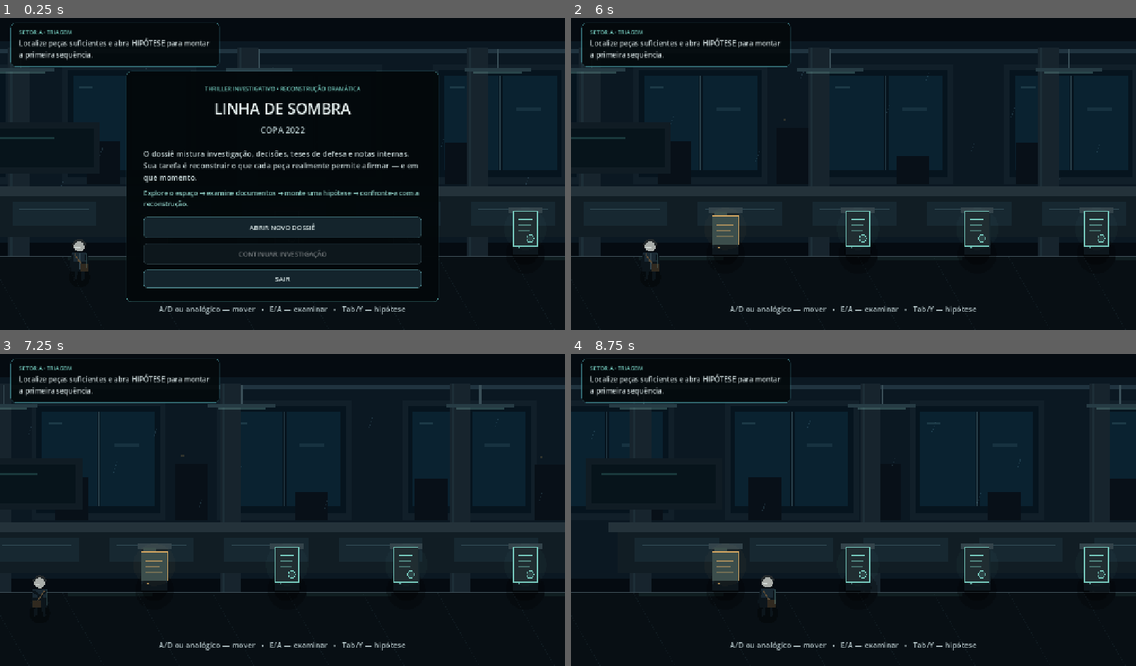
Above: before the commit, frames 1-4 (two rows, left to right).
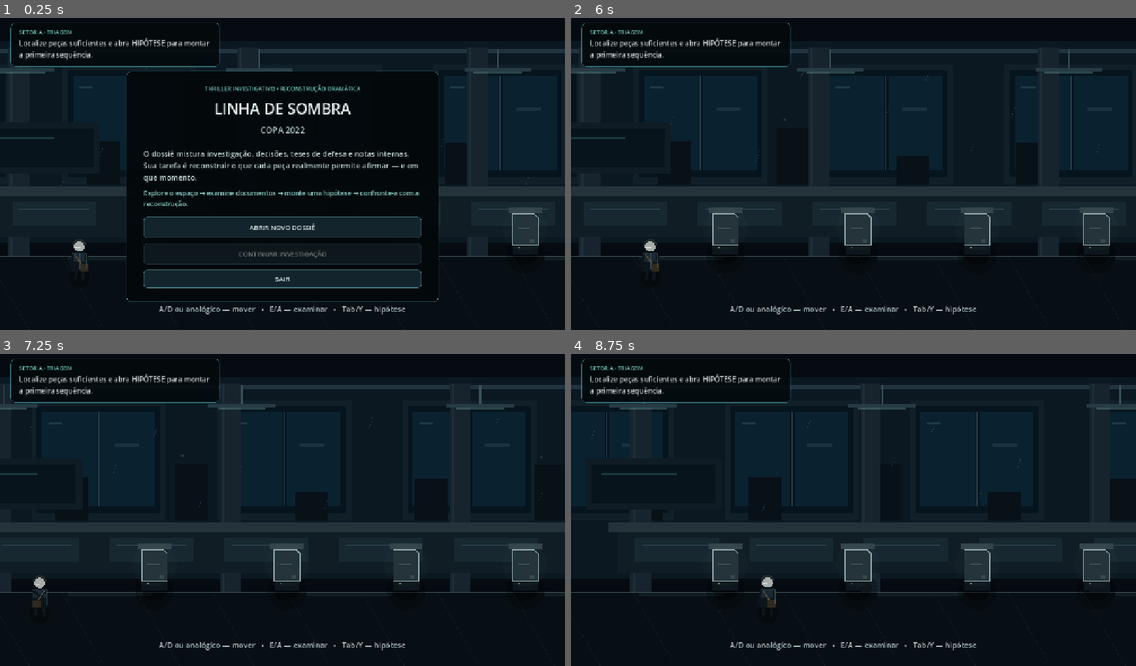
Above: after the commit, the same moments.

Repository: brunosantoss9719-ux/copa-2022
Game: Godot game, scene res://scenes/Main.tscn
Same seed, same stepped clock (60 frames per second), same inputs: the game is played once before the commit and once after it.
Inputs:
- Up to frame 1 (0.25 s): no input
- Up to frame 2 (6 s): click "ABRIR NOVO DOSSIÊ" at 0.5 s; tap Enter at 1.25 s; hold D (move_right) 1.28-2 s; hold Tab (case_board) 1.28-2 s; click "＋ FIXAR PEÇA" at 2 s; click "＋ FIXAR PEÇA" at 2.75 s; click "＋ FIXAR PEÇA" at 3.5 s; click "LIMPAR" at 4.25 s; click "PEDIR PISTA" at 5 s; click "VOLTAR À SALA" at 5.75 s
- Up to frame 3 (7.25 s): tap Space at 6.5 s; hold A (move_left) from 6.53 s (still down); tap H (hint) at 6.6 s
- Up to frame 4 (8.75 s): release A (move_left) at 7.28 s; hold E (interact) 7.28-8.03 s; hold D (move_right) from 7.28 s (still down); tap Enter at 8.1 s

The runs differ from the first frame. In frame 1, 0.2% of the frame differs, in the area x 90-96%, y 61-74%; in frame 2, 1.1%, in the area x 25-96%, y 61-74%; in frame 3, 1.1%; in frame 4, 1.1%.

Commit message:
fix: prevent visual spoilers before authority classification

Diff:
--- a/scripts/evidence_hotspot.gd
+++ b/scripts/evidence_hotspot.gd
@@ -57,18 +57,27 @@
 	if _inside or not GameState.has_evidence(evidence_id):
 		queue_redraw()
 
+func is_classification_revealed() -> bool:
+	return phase_index > 1 or GameState.status_solved
+
 func _draw() -> void:
 	var found := GameState.has_evidence(evidence_id)
-	var edge := _status_color()
+	var revealed := is_classification_revealed()
+	var edge := _status_color() if revealed else Color("#91a8ab")
 	if found:
 		edge = Color(edge.r * 0.62, edge.g * 0.62, edge.b * 0.62, 0.82)
 
-	# Sombra e pequena luz de leitura amarram o item ao cenário.
+	# Sombra e luz de leitura amarram o item ao cenário.
 	draw_circle(Vector2(0, 49), 30.0, Color(0.0, 0.0, 0.0, 0.32))
 	if not found:
-		draw_circle(Vector2(0, -4), 48.0, Color(edge.r, edge.g, edge.b, 0.035))
+		var glow_alpha := 0.045 if _inside else 0.025
+		draw_circle(Vector2(0, -4), 50.0, Color(edge.r, edge.g, edge.b, glow_alpha))
 
-	if factual_status == "ALEGAÇÃO_OFICIAL":
+	# Antes do puzzle de autoridade, as peças da triagem compartilham a
+	# mesma linguagem visual. Cor e silhueta não podem denunciar a resposta.
+	if not revealed:
+		_draw_unclassified_packet(edge, found)
+	elif factual_status == "ALEGAÇÃO_OFICIAL":
 		_draw_folder(edge, found)
 	elif factual_status == "TESE_DE_DEFESA":
 		_draw_defense_memo(edge, found)
@@ -77,14 +86,29 @@
 	else:
 		_draw_judicial_sheet(edge, found)
 
-	# Identificador visual mínimo de fase, sem revelar solução.
+	# Marcador de setor, não de status.
 	for i in range(phase_index):
-		draw_circle(Vector2(-14.0 + i * 9.0, 38.0), 2.2, Color(edge.r, edge.g, edge.b, 0.72))
+		draw_circle(Vector2(-14.0 + i * 9.0, 38.0), 2.2, Color(edge.r, edge.g, edge.b, 0.66))
 
 	if _inside:
 		var pulse := 38.0 + sin(Time.get_ticks_msec() / 170.0) * 3.0
 		draw_arc(Vector2(0, -3), pulse, 0.0, TAU, 40, Color(0.70, 0.96, 0.94, 0.78), 2.0)
 		draw_line(Vector2(-25, 55), Vector2(25, 55), Color(0.68, 0.95, 0.92, 0.55), 2.0)
+
+func _draw_unclassified_packet(edge: Color, found: bool) -> void:
+	var fill := Color("#1b272d") if found else Color("#24343a")
+	draw_colored_polygon(PackedVector2Array([
+		Vector2(-29, -38), Vector2(21, -38), Vector2(29, -30),
+		Vector2(29, 34), Vector2(-29, 34)
+	]), fill)
+	draw_polyline(PackedVector2Array([
+		Vector2(-29, -38), Vector2(21, -38), Vector2(29, -30),
+		Vector2(29, 34), Vector2(-29, 34), Vector2(-29, -38)
+	]), edge, 2.0)
+	draw_line(Vector2(-16, -19), Vector2(16, -19), Color(edge.r, edge.g, edge.b, 0.54), 2.0)
+	draw_line(Vector2(-16, -5), Vector2(11, -5), Color(edge.r, edge.g, edge.b, 0.40), 2.0)
+	draw_line(Vector2(-16, 9), Vector2(14, 9), Color(edge.r, edge.g, edge.b, 0.30), 2.0)
+	draw_rect(Rect2(10, 19, 10, 7), Color(edge.r, edge.g, edge.b, 0.18), true)
 
 func _draw_folder(edge: Color, found: bool) -> void:
 	var fill := Color(0.18, 0.24, 0.25, 0.96) if found else Color(0.24, 0.31, 0.30, 0.98)
